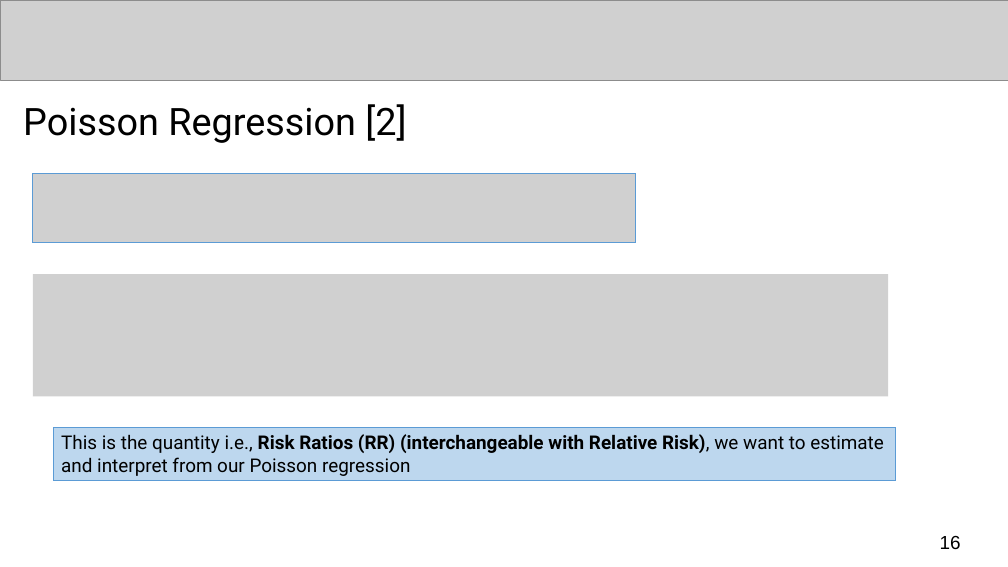
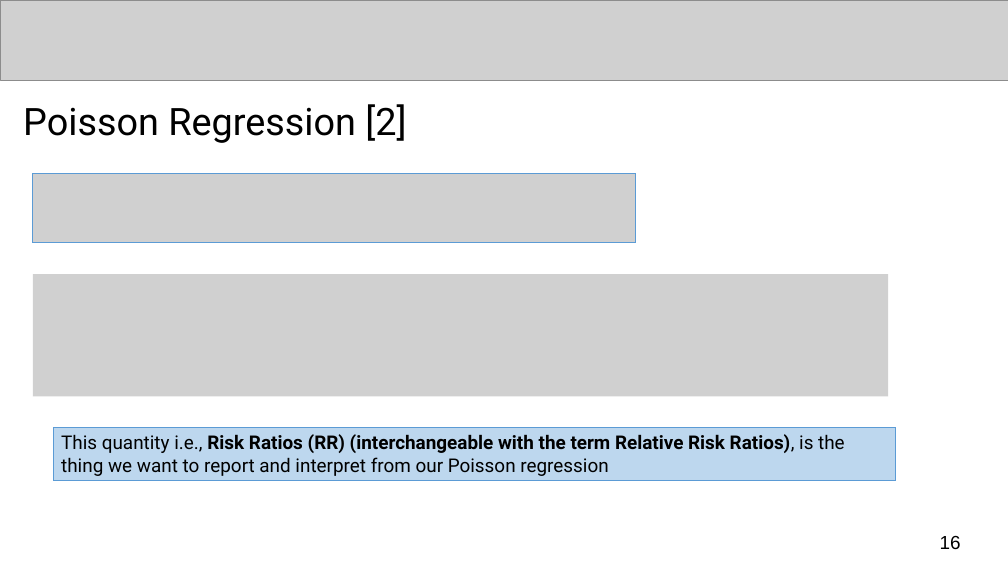
Before and after one commit to UCLPG-MSC-SGDS/GEOG0125, a slide deck: slide 16 of Lecture_notes_ppt/GEOG0125 Week 2 Lecture - Bayesian GLMs.pptx. Drawn at 1008x567 pixels with LibreOffice and Linux fonts; fonts in the diff are those of the drawing; grey boxes stand for pictures. Boxes give left, top, right and bottom in pixels: in the first picture for what was removed or moved away, otherwise in the second. Text is boxed around its words. In the diff, an @@ line names an element or a change of style, - is before the commit and + after.

```diff
--- a/Lecture_notes_ppt/GEOG0125 Week 2 Lecture - Bayesian GLMs.pptx
+++ b/Lecture_notes_ppt/GEOG0125 Week 2 Lecture - Bayesian GLMs.pptx
@@ text in rectangle at box(61, 434, 845, 476): text changed @@
-This is the quantity i.e., Risk Ratios (RR) (interchangeable with Relative Risk), we want to estimate and interpret from our Poisson regression
+This quantity i.e., Risk Ratios (RR) (interchangeable with the term Relative Risk Ratios), is the thing we want to report and interpret from our Poisson regression
```
Also in this commit, not shown: 16 other slides changed, 1 slide added, 7 other files.
